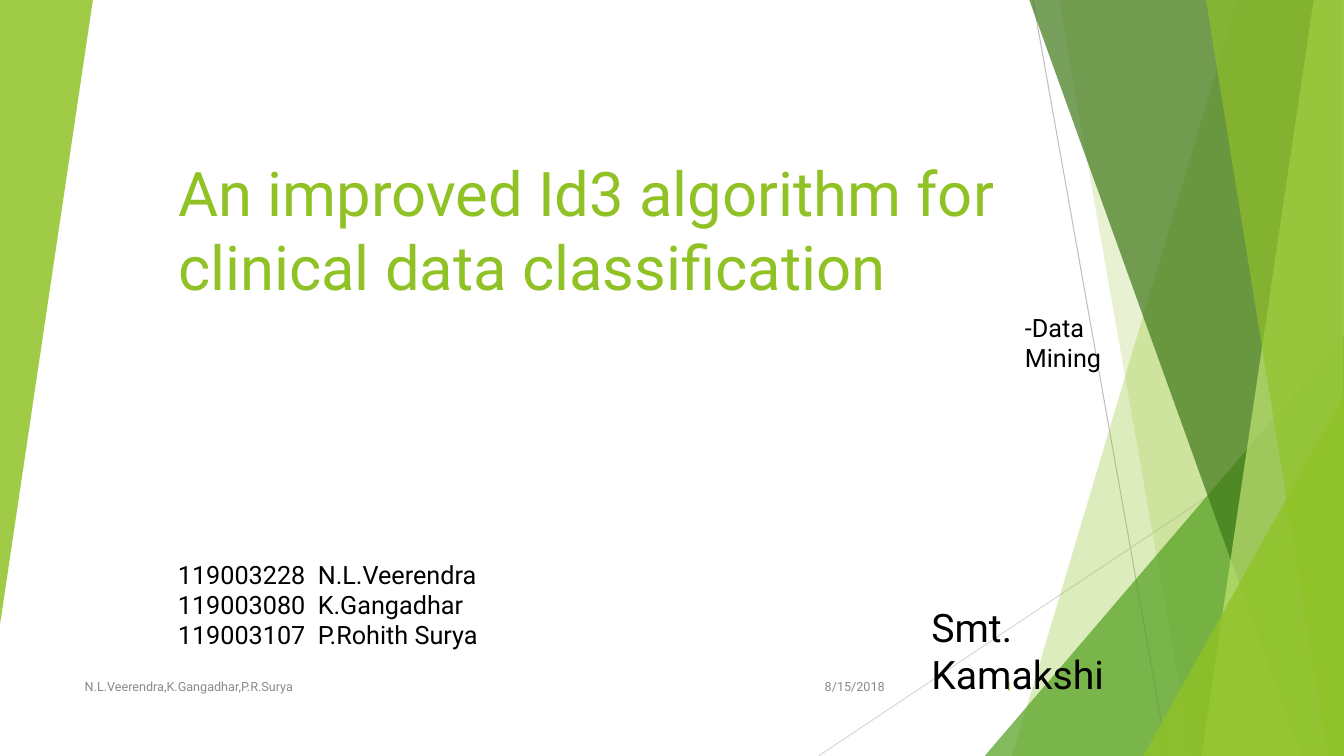
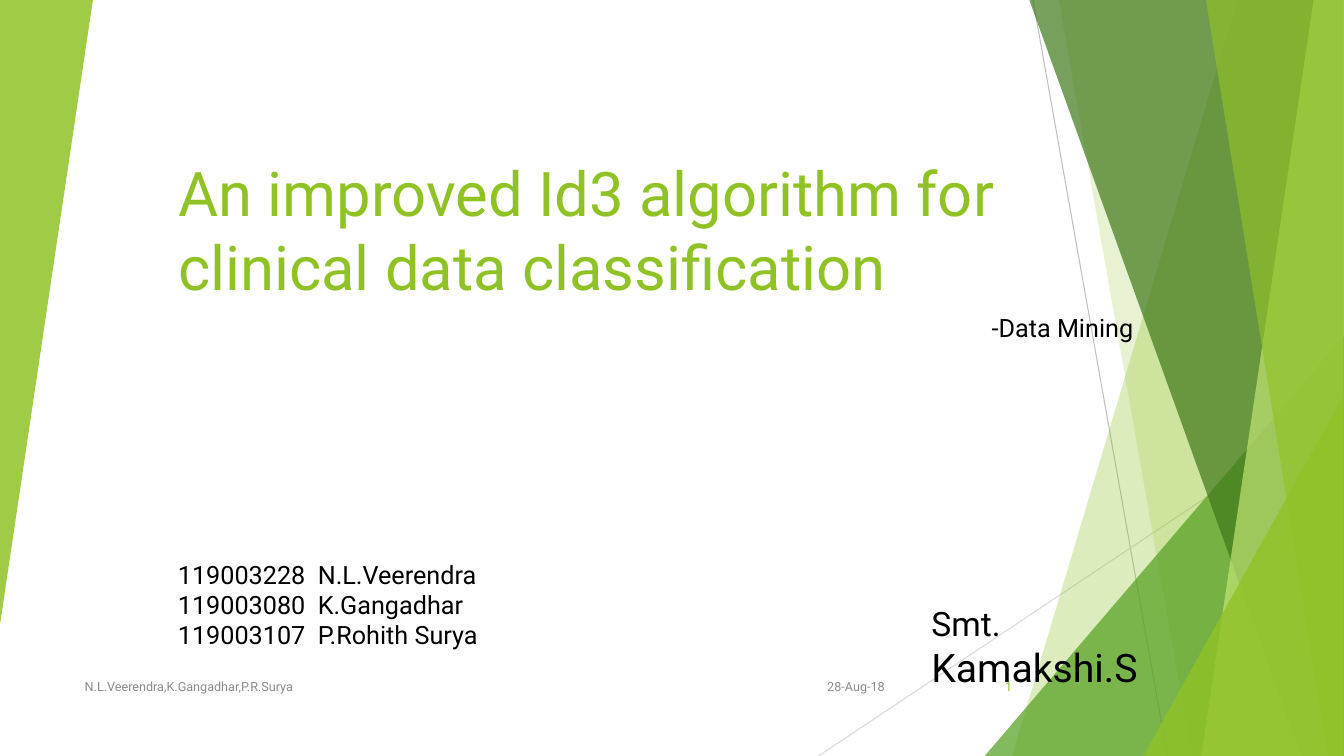
Before and after one commit to LakshmanNanisetti/MiniProject, a slide deck: slide 1 of Presentation/An improved Id3 algorithm for clinical data classification.pptx. Drawn at 1344x756 pixels with LibreOffice and Linux fonts; fonts in the diff are those of the drawing. Boxes give left, top, right and bottom in pixels: in the first picture for what was removed or moved away, otherwise in the second. Text is boxed around its words. In the diff, an @@ line names an element or a change of style, - is before the commit and + after.

```diff
--- a/Presentation/An improved Id3 algorithm for clinical data classification.pptx
+++ b/Presentation/An improved Id3 algorithm for clinical data classification.pptx
@@ text "-Data Mining" rewrapped from bbox=[1025, 319, 1101, 373] to bbox=[992, 314, 1133, 343] @@
@@ text at bbox=[931, 611, 1137, 692]: text changed @@
-Smt. Kamakshi
+Smt. Kamakshi.S
@@ text at bbox=[827, 682, 885, 694]: text changed @@
-8/15/2018
+28-Aug-18
```
Also in this commit, not shown: 16 other slides changed, 5 slides added, 1 other file.
